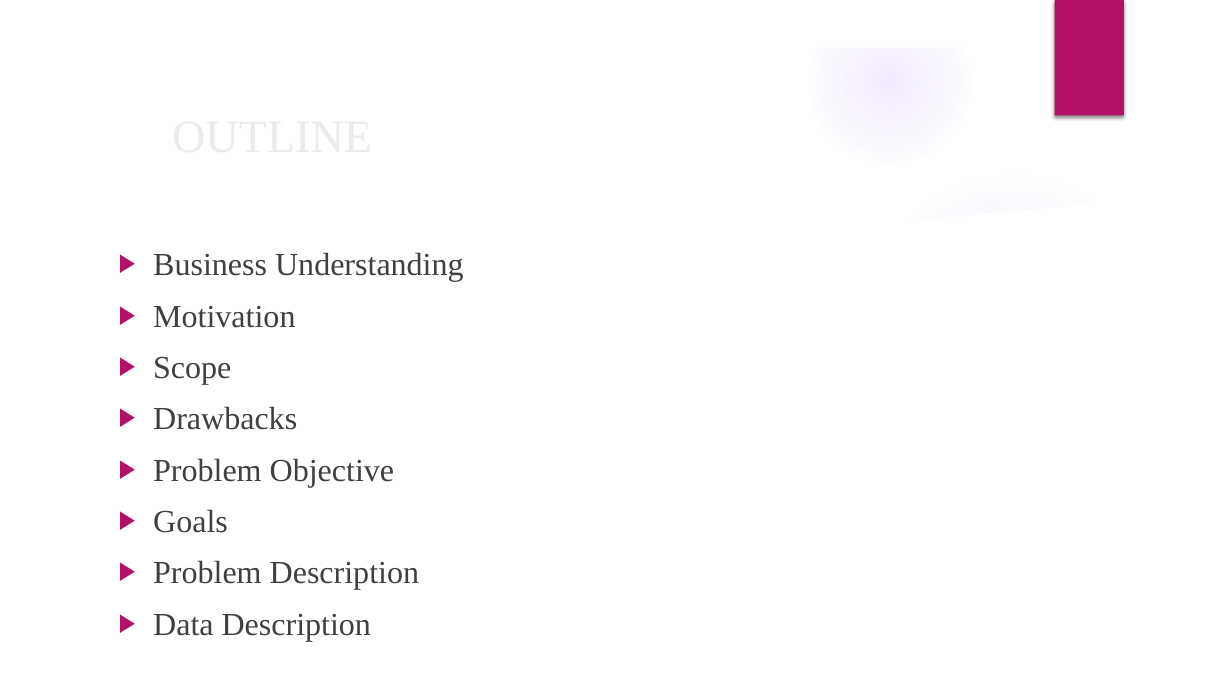
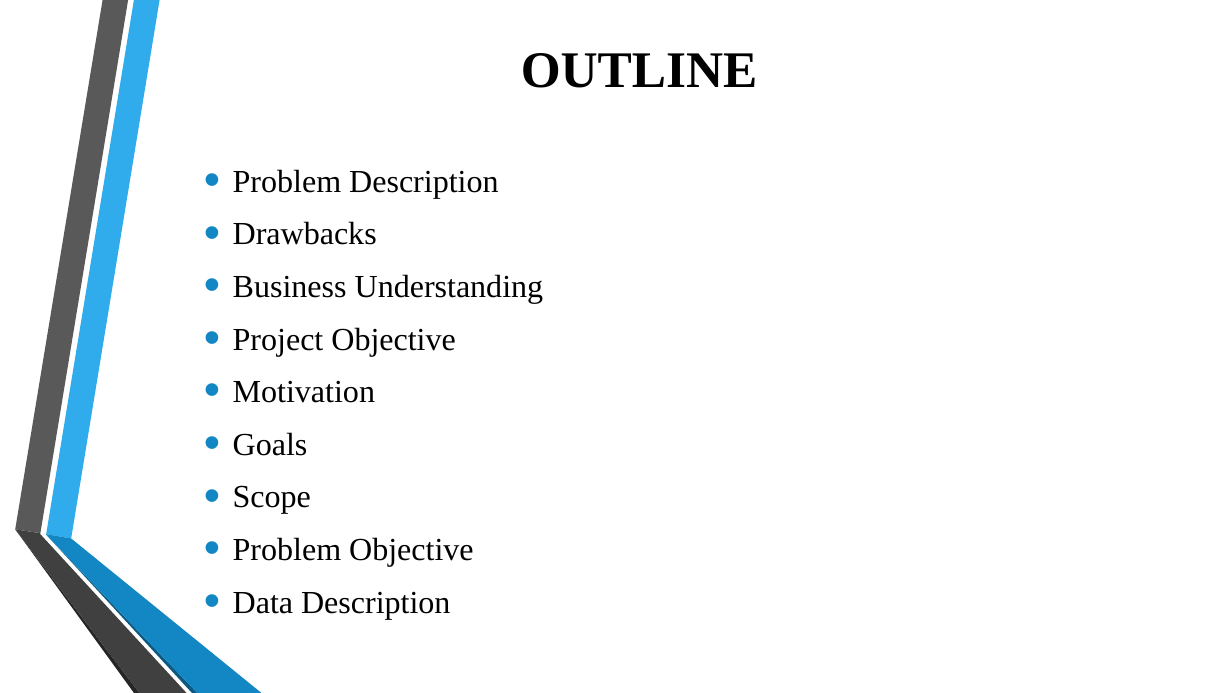
Before and after one commit to nihitjain11/IBM_MiniProject-II, a slide deck: slide 2 of Presentation1.pptx. Drawn at 1232x693 pixels with LibreOffice and Linux fonts; fonts in the diff are those of the drawing; background and template pictures are left out. Boxes give left, top, right and bottom in pixels: in the first picture for what was removed or moved away, otherwise in the second. Text is boxed around its words. In the diff, an @@ line names an element or a change of style, - is before the commit and + after.

```diff
--- a/Presentation1.pptx
+++ b/Presentation1.pptx
@@ group removed at [0, 0, 1232, 693]: 3 ellipses, 2 freeform shapes @@
@@ title "OUTLINE": place and size @@
-title "OUTLINE" at [116, 98, 1002, 169]
+title "OUTLINE" at [521, 53, 757, 88]
@@ title "OUTLINE" at [521, 53, 757, 88]: size 36 to 40 pt, text colour #EBEBEB to #000000, bold on; alignment left to centre @@
@@ rectangle removed at [1055, 0, 1124, 116] @@
@@ text "Problem Description": place and size @@
-text "Problem Description" at [153, 252, 464, 641]
+text "Problem Description" at [233, 169, 544, 619]
@@ text "Problem Description" at [233, 169, 544, 619]: vertical alignment top to middle @@
@@ text at [233, 169, 498, 245]: paragraphs added @@
+• Problem Description
+• Drawbacks
@@ text at [233, 274, 544, 619]: text colour #404040 to #000000 in "Business Understanding", "Motivation", "Scope", "Problem Objective" and 1 more places; bullet ▶ to •; more space between paragraphs; bullet colour #B31166 to #1287C3 @@
@@ text at [233, 327, 455, 356]: paragraph added @@
+• Project Objective
@@ text at [153, 406, 297, 430]: paragraph removed @@
-▶ Drawbacks
@@ text at [233, 432, 308, 456]: paragraph added @@
+• Goals
@@ text at [153, 509, 419, 590]: paragraphs removed @@
-▶ Goals
-▶ Problem Description
@@ group added at [15, 0, 262, 693]: 6 freeform shapes @@
```
Also in this commit, not shown: 12 other slides changed, 7 slides added, 3 slides removed.
